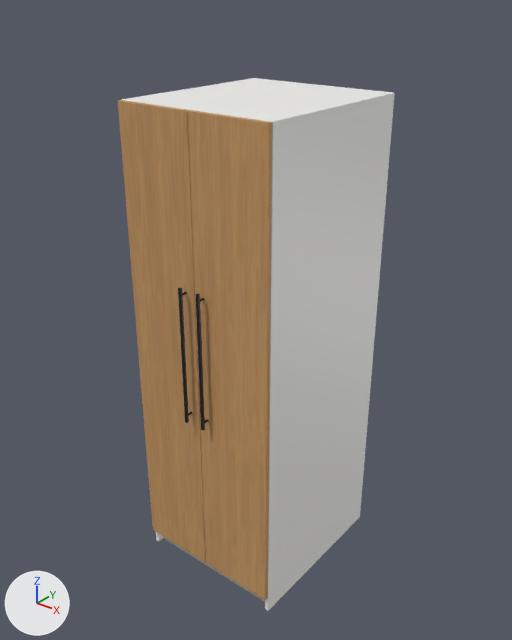
Two versions of the glTF model twin/homes/mokryeon_180b/assets/furniture/wardrobe_2.glb, one commit apart.
Camera for both pictures: a 50 mm camera at (1.71, -2.15, 2.51) aimed at (-0.01, 0.01, 1.17). The axes (+X, +Y, +Z) are drawn at lower left. The lights are the same throughout. The first picture is the older version. Where no turn or scale is listed for an object, it has been applied to the vertices. Vertices at exactly the same position are counted once.

Objects in the first picture: 'wardrobe_2_carcass', 'wardrobe_2_door_l', 'wardrobe_2_door_r' and 3 more.
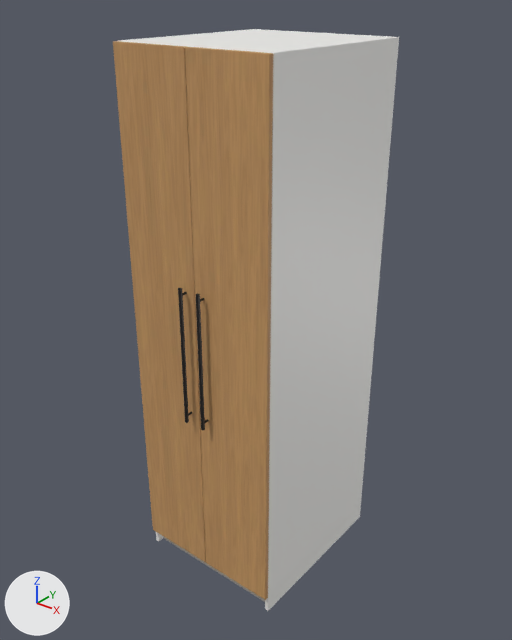
Where the newer file only moved an object's origin or applied its transform, the numbers keep the older frame.

Changed parts and their boxes (x1, y1, x2, y2) in the pictures (512 x 640 px; the box of a moved part takes in the faces that stretch with it):
'wardrobe_2_carcass', reshaped (9% taller)
    before: (122, 78, 395, 611)
    after: (118, 29, 399, 611)
'wardrobe_2_door_r', moved, rescaled (13% taller)
    before: (188, 110, 272, 600)
    after: (185, 47, 273, 600)
'wardrobe_2_door_l', moved, rescaled (13% taller)
    before: (118, 100, 206, 562)
    after: (113, 41, 206, 562)
part 1 of me_wardrobe_2_carcass, moved or reshaped
    before: (122, 78, 393, 541)
    after: (118, 29, 395, 541)

The edits, one by one:
me_wardrobe_2_carcass is used by ob_wardrobe_2_carcass; location (0.0, 0.028, 1.05).
me_wardrobe_2_carcass had 478 vertices, 940 faces and spanned x -0.35..0.35, y -0.39..0.39, z -1.05..1.05.
me_wardrobe_2_carcass now has 474 vertices, 940 faces and spans x -0.35..0.35, y -0.39..0.39, z -1.05..1.25.
me_wardrobe_2_carcass part 1: 132 vertices moved from x -0.35..0.35, y -0.39..0.39, z 1.03..1.05 to x -0.35..0.35, y -0.39..0.39, z 1.23..1.25; 106 vertices removed from x -0.33..0.33, y -0.39..0.39, z 1.03..1.05; 104 vertices added at x -0.33..0.33, y -0.39..0.39, z 1.23..1.25.
Other edits to the shape of me_wardrobe_2_carcass do not show in these pictures.
me_wardrobe_2_door_l is used by ob_wardrobe_2_door_l; location (-0.175, -0.368, 1.09).
me_wardrobe_2_door_l had 96 vertices, 188 faces and spanned x -0.17..0.17, y -0.01..0.01, z -1.01..1.01.
me_wardrobe_2_door_l now has 96 vertices, 188 faces and spans x -0.17..0.17, y -0.01..0.01, z -1.01..1.21.
me_wardrobe_2_door_l part 2: the whole mesh is scaled about its middle by (1, 1, 1.1), then moved by (0.0, 0.0, 0.1).
me_wardrobe_2_door_r is used by ob_wardrobe_2_door_r; location (0.175, -0.368, 1.09).
me_wardrobe_2_door_r had 96 vertices, 188 faces and spanned x -0.17..0.17, y -0.01..0.01, z -1.01..1.01.
me_wardrobe_2_door_r now has 96 vertices, 188 faces and spans x -0.17..0.17, y -0.01..0.01, z -1.01..1.21.
me_wardrobe_2_door_r part 3: the whole mesh is scaled about its middle by (1, 1, 1.1), then moved by (0.0, 0.0, 0.1).
